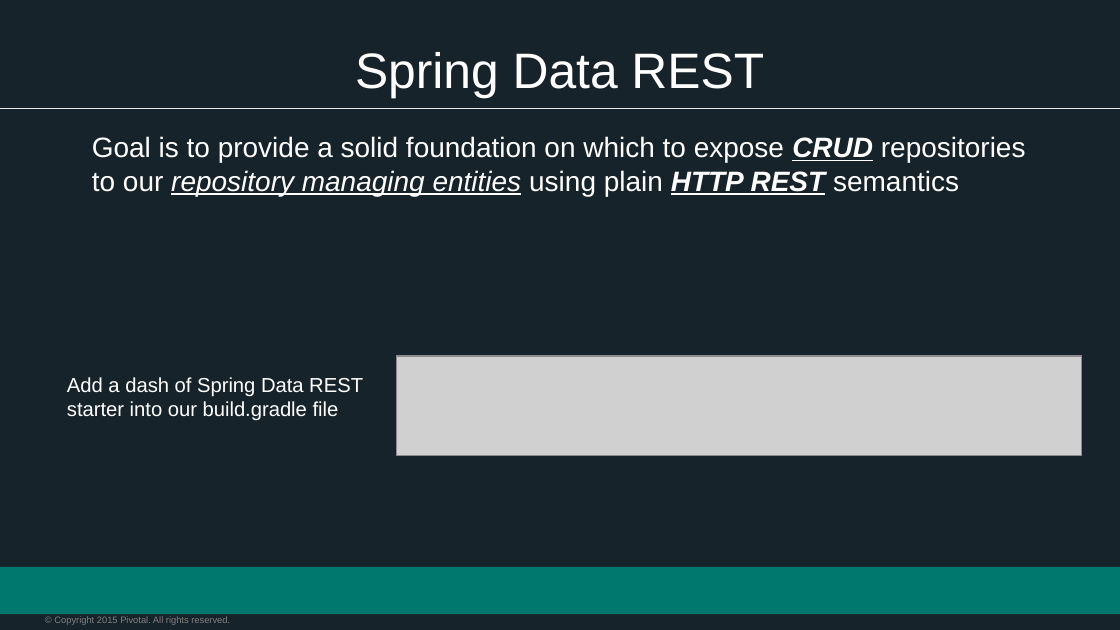
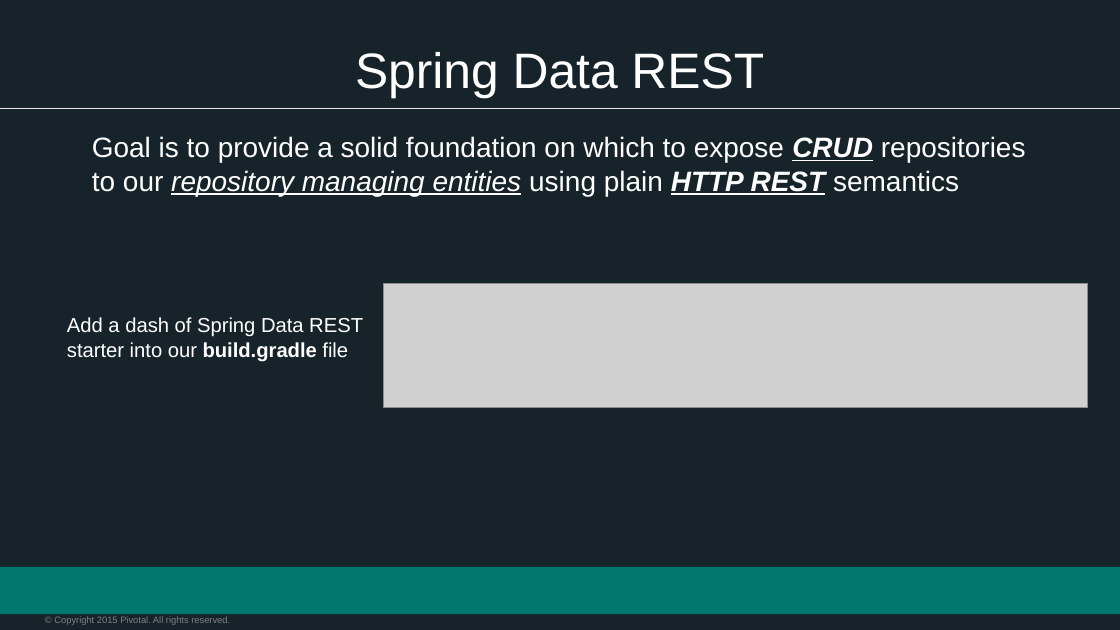
Before and after one commit to vmware-archive/devops-workshop, a slide deck: slide 4 of presentations/102 - Intro to Spring Boot/Session_3_Polyglot_Persist.pptx (slide 5 before the commit). Drawn at 1120x630 pixels with LibreOffice and Linux fonts; fonts in the diff are those of the drawing; grey boxes stand for pictures; background and template pictures are left out. Boxes give left, top, right and bottom in pixels: in the first picture for what was removed or moved away, otherwise in the second. Text is boxed around its words. In the diff, an @@ line names an element or a change of style, - is before the commit and + after.

Commit message:
Updated presentations, solutions codebase and labs instructions * Update build.gradle references of compile to implementation * Update screenshots in presentations * Regenerate lab guide (PDF format) * Update service discovery examples per suggestions from Aaron Wood * Other content updates

```diff
--- a/presentations/102 - Intro to Spring Boot/Session_3_Polyglot_Persist.pptx
+++ b/presentations/102 - Intro to Spring Boot/Session_3_Polyglot_Persist.pptx
@@ picture added at <box>383,284,1088,408</box> @@
@@ text "Add a dash of Spring ...": place and size @@
-text "Add a dash of Spring ..." at <box>67,377,363,420</box>
+text "Add a dash of Spring ..." at <box>67,317,363,362</box>
@@ text "Add a dash of Spring ..." at <box>67,317,363,362</box>: bold on in "build.gradle" @@
@@ picture removed at <box>396,356,1082,456</box> @@
```
Also in this commit, not shown: 3 other slides changed, 12 other files.
